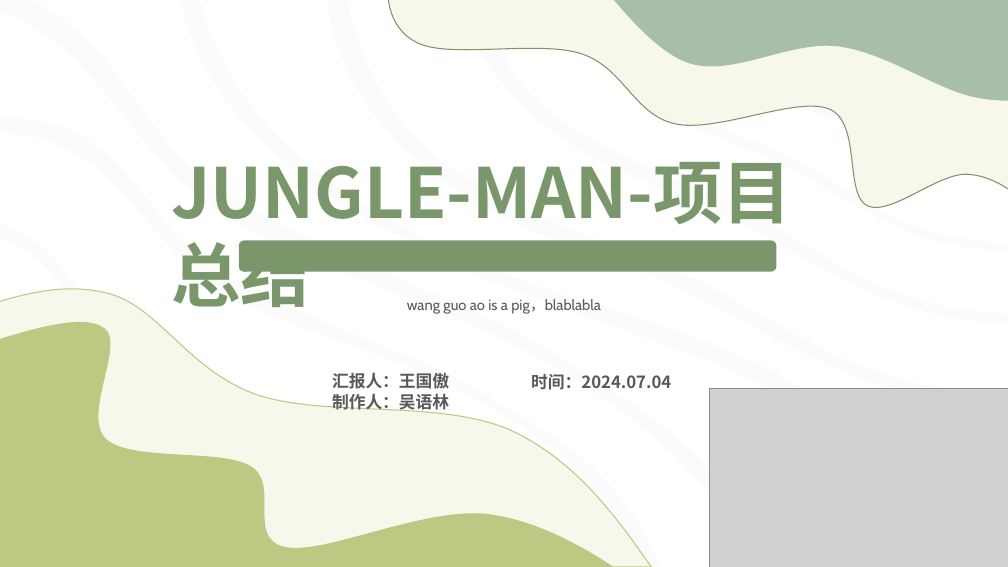
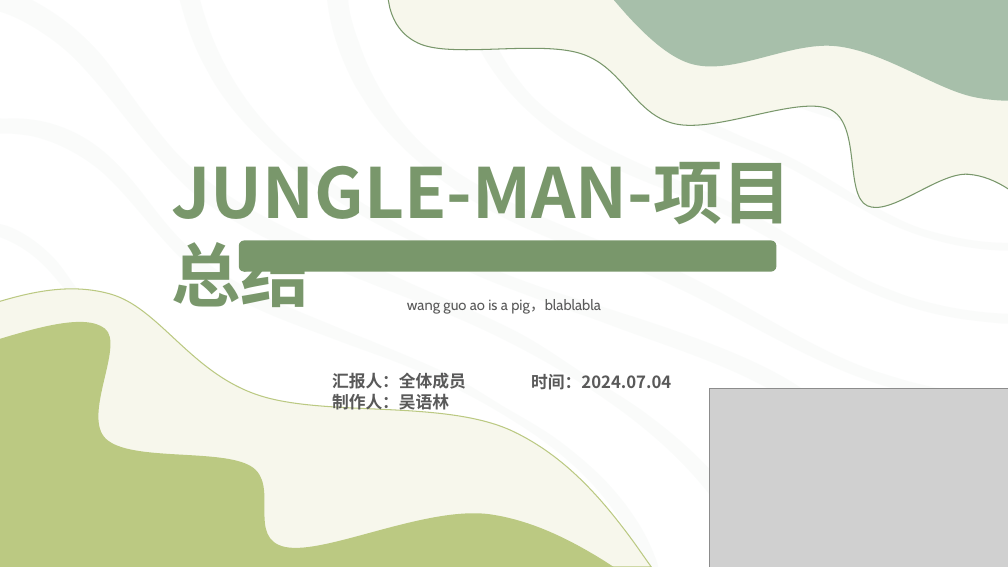
Before and after one commit to Vampire-Cyy/Document-Of-Jungle-Man, a slide deck: slide 1 of 07_验收汇报PPT/23级软件4班1组-陈俊西组-JungleMan.pptx. Drawn at 1008x567 pixels with LibreOffice and Linux fonts; fonts in the diff are those of the drawing; grey boxes stand for pictures. Boxes give left, top, right and bottom in pixels: in the first picture for what was removed or moved away, otherwise in the second. Text is boxed around its words. In the diff, an @@ line names an element or a change of style, - is before the commit and + after.

```diff
--- a/07_验收汇报PPT/23级软件4班1组-陈俊西组-JungleMan.pptx
+++ b/07_验收汇报PPT/23级软件4班1组-陈俊西组-JungleMan.pptx
@@ text at (x1=332, y1=372, x2=466, y2=389): text changed @@
-汇报人：王国傲
+汇报人：全体成员
```
Also in this commit, not shown: 3 other slides changed.
